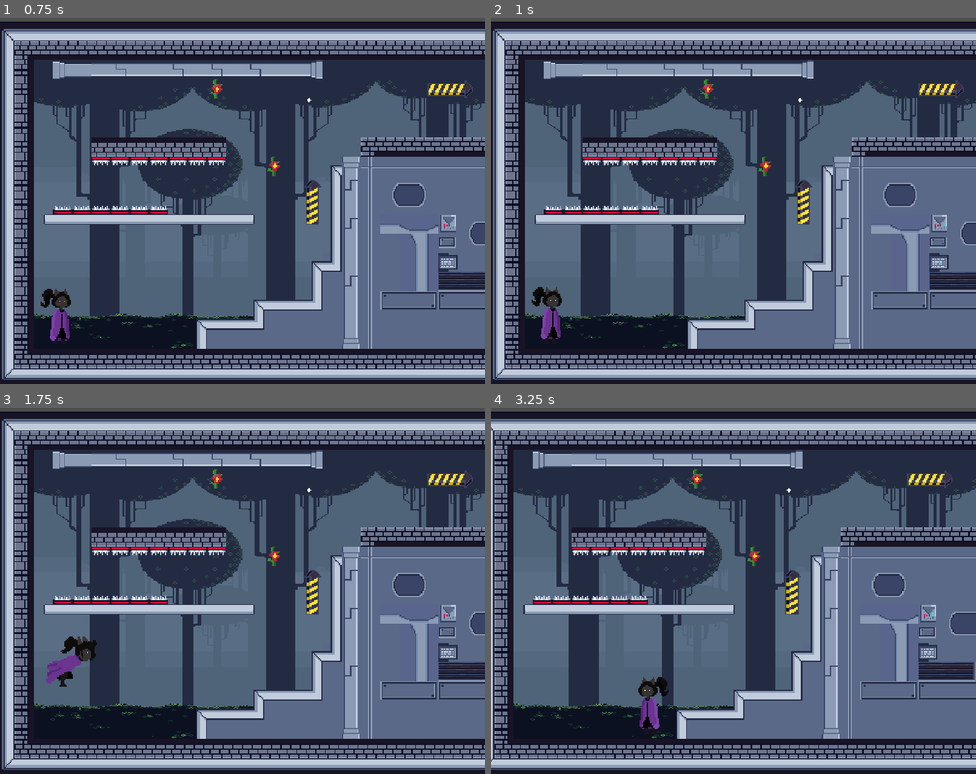
Above: before the commit, frames 1-4 (two rows, left to right).
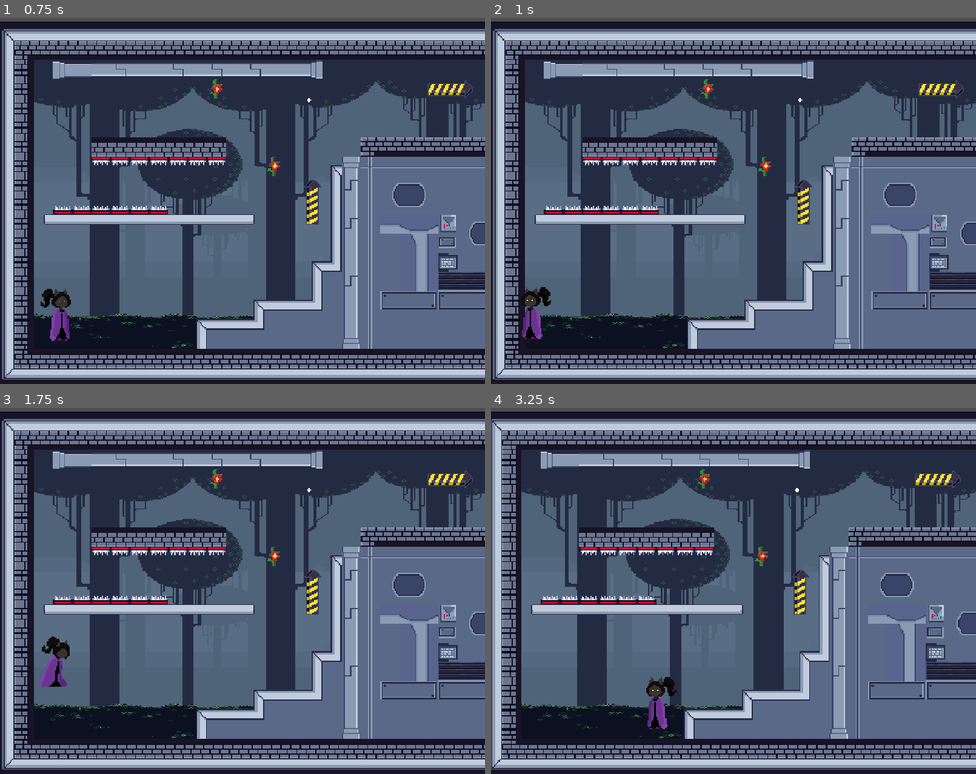
Above: after the commit, the same moments.

Repository: NashwanAndayuri/Nikki
Game: Godot game, scene res://scenes/thelevel.tscn
Two runs of this game, one before a commit and one after it. Both use one fixed random seed, a clock stepped at 60 frames per second and the inputs below. The engine's default icon, where the game draws it, is replaced by a stand-in: a white triangle on a blue panel in a dark square.
Inputs:
- Up to frame 1 (0.75 s): tap Enter at 0.5 s; hold C (C) from 0.53 s (still down)
- Up to frame 2 (1 s): keep holding C (C); tap A (a) at 0.8 s
- Up to frame 3 (1.75 s): tap Space (spc) at 1.25 s; release C (C) at 1.28 s; tap A (a) at 1.35 s; tap D (d) at 1.55 s
- Up to frame 4 (3.25 s): hold D (d) 2.03-2.78 s; tap C (C) at 2.3, 2.85 s; tap A (a) at 3.05 s

Frame 1 is identical in both runs. In frame 2, 0.8% of the frame differs, in the area x 6-15%, y 73-88%; in frame 3, 0.9%; in frame 4, 23%, in the area x 0-100%, y 2-99%.

Commit message:
something

Diff:
--- a/objects/player/SwingSwong.gd
+++ b/objects/player/SwingSwong.gd
@@ -8,12 +8,17 @@
 @export var max_radius: float = 512
 @export var tetherForceFactor= 0.25
 
+var anchorPos : Vector2
+
+var is_grappling: bool
+
 func _ready():
 	add_to_group("grappling-hook-system")
 	rope.visible = false
 	player_anchor.visible = false
 
 var player_original_parent: Node = null
+var rope_original_parent: Node = null
 
 func attach_player(player: Node2D) -> int:
 	if self.global_position.distance_to(player.global_position) > max_radius or player_original_parent != null:
@@ -35,13 +40,19 @@
 	#player_anchor.global_position = player.global_position # Set the player_anchor to the player's global position
 	#player.reparent(player_anchor) # Make the player a child of player_anchor
 	#player.position = Vector2.ZERO
-
+	rope_original_parent = rope.get_parent()
 	rope.points[0] = rope.to_local($Anchor.global_position)
-	rope.points[1] = rope.to_local(player_anchor.global_position)
+	rope.points[1] = rope.to_local(player.global_position)
 
 	rope.visible = true
 	player_anchor.visible = true
 	return 0
+
+func anchor_position(player: Node2D) -> Vector2:
+	if player.position.x < self.global_position.x+256 and player.position.x >= self.global_position.x-256:
+		var anchorPos= $Anchor.global_position
+
+	return anchorPos
 
 func detach_player(player: Node2D) -> int:
 	if player_original_parent == null:
@@ -56,10 +67,10 @@
 
 # Process to handle player input and swinging
 func _physics_process(_delta):
-	if rope.visible:
+	#if rope.visible:
 		# Use to_local() to correctly map global positions into Line2D local space
-		rope.points[0] = rope.to_local($Anchor.global_position)
-		rope.points[1] = rope.to_local(player_anchor.global_position)
+		#rope.points[0] = rope.to_local($Anchor.global_position)
+		#rope.points[1] = rope.to_local(player_anchor.global_position)
 	#if Input.is_action_pressed("c"):
 
 	#if Input.is_action_pressed("d"):
--- a/scripts/player.gd
+++ b/scripts/player.gd
@@ -10,6 +10,8 @@
 var is_grounded = true
 var is_moving: bool
 var grapable: bool
+var  pos_last_grapple: Vector2
+
 
 func is_grapable():
 	grapable = true
@@ -46,13 +48,15 @@
 		if right:
 			velocity.x = speed * 1.5
 			sprite.scale.x = 1.0
-		if left:
+		elif left:
 			velocity.x = -1 * speed * 1.5
 			sprite.scale.x = -1.0
-		if right and dash:
+		elif right and dash:
 			velocity.x = speed * dash_multiplier
-		if left and dash:
+		elif left and dash:
 			velocity.x = -1 * speed * dash_multiplier
+		else :
+			velocity.x = 0
 
 
 func jump():
@@ -68,19 +72,23 @@
 	if not is_on_floor():
 		velocity = velocity + get_gravity() * delta * 2
 
-	if Input.is_action_pressed("C"):
-		is_grappling = true
+	if Input.is_action_just_pressed("C"):
+
 		for grappling_hook_system in get_tree().get_nodes_in_group("grappling-hook-system"):
 			var success = grappling_hook_system.attach_player(self)
+			var a = grappling_hook_system.anchorPos
+			print(a)
 			if success == 0:
 				break
 	elif Input.is_action_just_released("C"):
+		grapable = true
 		is_grappling = false
 		for grappling_hook_system in get_tree().get_nodes_in_group("grappling-hook-system"):
 			var success = grappling_hook_system.detach_player(self)
 			if success == 0:
 
 				break
+
 	if not is_grappling:
 		side_move()
 	animation()
